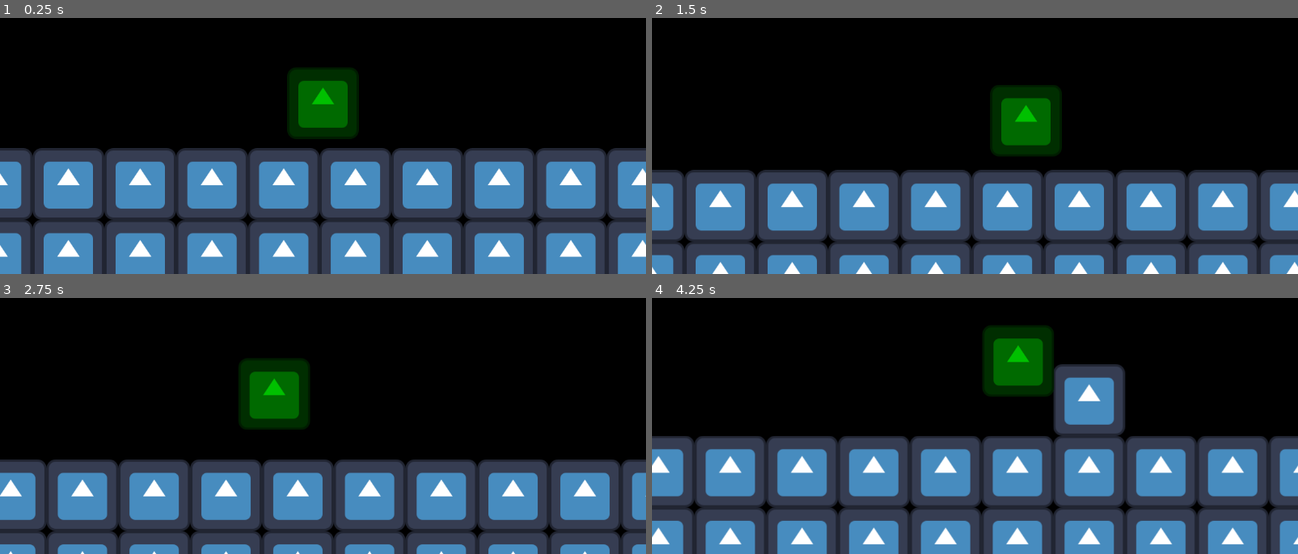
Above: before the commit, frames 1-4 (two rows, left to right).
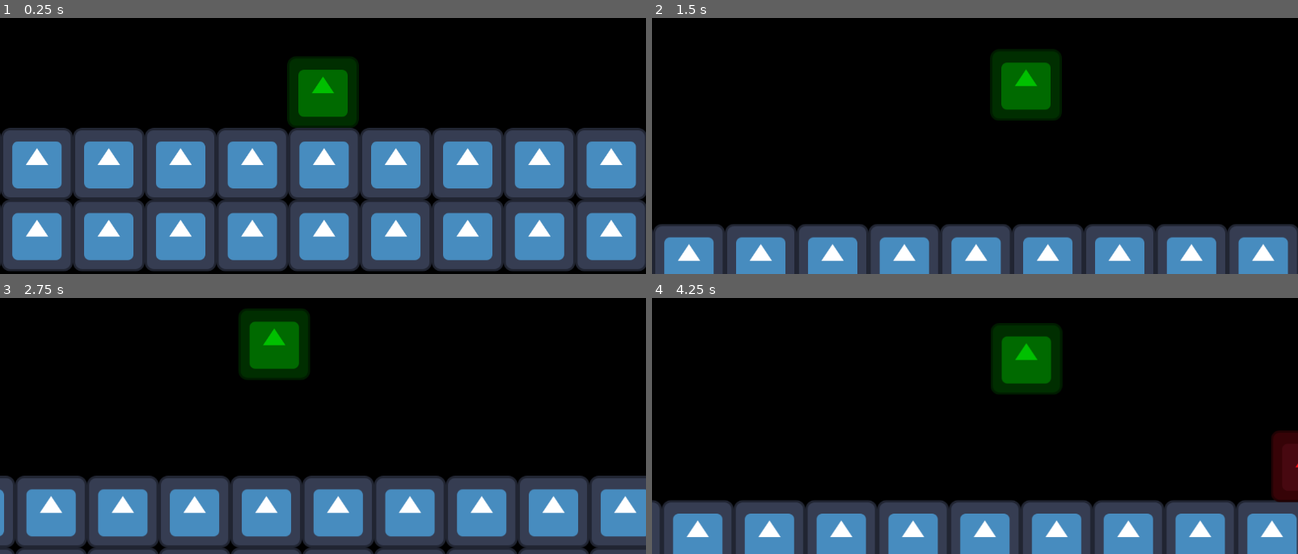
Above: after the commit, the same moments.

Repository: DdeHoog/bit-crab-beat
Game: Godot game, scene res://Main.tscn
Two runs of this game, one before a commit and one after it. Both use one fixed random seed, a clock stepped at 60 frames per second and the inputs below. The engine's default icon, where the game draws it, is replaced by a stand-in: a white triangle on a blue panel in a dark square.
Inputs:
- Up to frame 1 (0.25 s): no input
- Up to frame 2 (1.5 s): tap Enter (ui_accept) at 0.5, 0.6 s; hold Right (ui_right) from 0.53 s (still down); tap Space (Jump, bound only after the commit) at 0.77, 0.8, 1.07, 1.35 s
- Up to frame 3 (2.75 s): tap Space (Jump, bound only after the commit) at 1.52, 1.82, 2.3 s; tap Enter (ui_accept) at 1.55, 2.1 s; release Right (ui_right) at 2.03 s; hold Left (ui_left) from 2.03 s (still down)
- Up to frame 4 (4.25 s): release Left (ui_left) at 2.78 s; hold Right (ui_right) from 2.78 s (still down); tap Enter (ui_accept) at 2.85 s; tap Space (Jump, bound only after the commit) at 3.02, 3.32, 3.6, 3.77, 4.07 s

The runs differ from the first frame. In frame 1, 44% of the frame differs, in the area x 0-100%, y 15-100%; in frame 2, 38%; in frame 3, 32%; in frame 4, 43%.

Commit message:
Added enemy entity
Added 3 enemy entities, created collision for the player. If player touches, quit the testRun

Diff:
--- a/Main.tscn
+++ b/Main.tscn
@@ -1,7 +1,8 @@
-[gd_scene load_steps=6 format=3 uid="uid://bv2a7ebnp7gm8"]
+[gd_scene load_steps=7 format=3 uid="uid://bv2a7ebnp7gm8"]
 
 [ext_resource type="Texture2D" uid="uid://bl8i67gqwvf6r" path="res://icon.svg" id="1_uu6xs"]
 [ext_resource type="Script" uid="uid://dxp3tngvfy1en" path="res://character_body_2d.gd" id="2_r0du0"]
+[ext_resource type="PackedScene" uid="uid://d4nw0dmr3e73g" path="res://area_2d.tscn" id="3_r0du0"]
 
 [sub_resource type="TileSetAtlasSource" id="TileSetAtlasSource_cm0pq"]
 texture = ExtResource("1_uu6xs")
@@ -14,8 +15,8 @@
 physics_layer_0/collision_layer = 1
 sources/0 = SubResource("TileSetAtlasSource_cm0pq")
 
-[sub_resource type="RectangleShape2D" id="RectangleShape2D_3dxm6"]
-size = Vector2(125, 125)
+[sub_resource type="CircleShape2D" id="CircleShape2D_cm0pq"]
+radius = 64.0
 
 [node name="Main" type="Node2D"]
 
@@ -23,18 +24,32 @@
 position = Vector2(-62, 29)
 tile_set = SubResource("TileSet_fos0i")
 format = 2
-layer_0/tile_data = PackedInt32Array(131068, 0, 0, 131069, 0 …(1324 unchanged characters)… 31111, 0, 0, 131112, 0, 0, 65576, 0, 0, 11, 0, 0, 16, 0, 0, 20, 0, 0, 29, 0, 0, 37, 0, 0, 65577, 0, 0, 131113, 0, 0, 131114, 0, 0, 131115, 0, 0, 131116, 0, 0, 131117, 0, 0, 65581, 0, 0, 65580, 0, 0, 65579, 0, 0, 65578, 0, 0, 131118, 0, 0, 131119, 0, 0, 131120, 0, 0, 65584, 0, 0, 65585, 0, 0, 65583, 0, 0, 65582, 0, 0, 65586, 0, 0, 65587, 0, 0, 131123, 0, 0, 131122, 0, 0, 131121, 0, 0, 131124, 0, 0, 65588, 0, 0, 46, 0, 0, 51, 0, 0)
+layer_0/tile_data = PackedInt32Array(131068, 0, 0, 131069, 0 …(1324 unchanged characters)… 31111, 0, 0, 131112, 0, 0, 65576, 0, 0, 65577, 0, 0, 131113, 0, 0, 131114, 0, 0, 131115, 0, 0, 131116, 0, 0, 131117, 0, 0, 65581, 0, 0, 65580, 0, 0, 65579, 0, 0, 65578, 0, 0, 131118, 0, 0, 131119, 0, 0, 131120, 0, 0, 65584, 0, 0, 65585, 0, 0, 65583, 0, 0, 65582, 0, 0, 65586, 0, 0, 65587, 0, 0, 131123, 0, 0, 131122, 0, 0, 131121, 0, 0, 131124, 0, 0, 65588, 0, 0)
 
 [node name="Player" type="CharacterBody2D" parent="."]
 modulate = Color(0.00239494, 0.754254, 2.69532e-06, 1)
-position = Vector2(200, 48)
+position = Vector2(128, 96)
+collision_layer = 2
 script = ExtResource("2_r0du0")
+metadata/_edit_group_ = true
 
 [node name="CollisionShape2D" type="CollisionShape2D" parent="Player"]
-shape = SubResource("RectangleShape2D_3dxm6")
+shape = SubResource("CircleShape2D_cm0pq")
 
 [node name="Camera2D" type="Camera2D" parent="Player"]
 position_smoothing_enabled = true
 
 [node name="Icon" type="Sprite2D" parent="Player"]
 texture = ExtResource("1_uu6xs")
+
+[node name="Enemies" type="Node2D" parent="."]
+position = Vector2(3144, 120)
+
+[node name="Enemy" parent="Enemies" instance=ExtResource("3_r0du0")]
+position = Vector2(-1416, -24)
+
+[node name="Enemy2" parent="Enemies" instance=ExtResource("3_r0du0")]
+position = Vector2(-200, -24)
+
+[node name="Enemy3" parent="Enemies" instance=ExtResource("3_r0du0")]
+position = Vector2(1208, -24)
--- /dev/null
+++ b/area_2d.gd
@@ -0,0 +1,4 @@
+extends Area2D
+
+func _on_body_entered(body: Node2D) -> void:
+	get_tree().quit()
--- /dev/null
+++ b/area_2d.tscn
@@ -0,0 +1,21 @@
+[gd_scene load_steps=4 format=3 uid="uid://d4nw0dmr3e73g"]
+
+[ext_resource type="Script" uid="uid://bpp3rx3vjpfps" path="res://area_2d.gd" id="1_dl81w"]
+[ext_resource type="Texture2D" uid="uid://bl8i67gqwvf6r" path="res://icon.svg" id="1_gf172"]
+
+[sub_resource type="RectangleShape2D" id="RectangleShape2D_dl81w"]
+size = Vector2(125, 125)
+
+[node name="Enemy" type="Area2D"]
+collision_layer = 0
+collision_mask = 2
+script = ExtResource("1_dl81w")
+
+[node name="CollisionShape2D" type="CollisionShape2D" parent="."]
+shape = SubResource("RectangleShape2D_dl81w")
+
+[node name="Icon" type="Sprite2D" parent="."]
+modulate = Color(1, 0.0588235, 0.0862745, 1)
+texture = ExtResource("1_gf172")
+
+[connection signal="body_entered" from="." to="." method="_on_body_entered"]
--- a/character_body_2d.gd
+++ b/character_body_2d.gd
@@ -2,7 +2,7 @@
 
 
 const SPEED = 500.0
-const JUMP_VELOCITY = -500.0
+const JUMP_VELOCITY = -600.0
 const FRIC = 50
 
 # Get gravity from the project settings to bve synced with RigidBody nodes.
@@ -15,12 +15,12 @@
 		velocity += get_gravity() * delta
 
 	# Handle jump.
-	if Input.is_action_just_pressed("ui_accept") and is_on_floor():
+	if Input.is_action_just_pressed("Jump") and is_on_floor():
 		velocity.y = JUMP_VELOCITY
 
 	# Get the input direction and handle the movement/deceleration.
 	# As good practice, you should replace UI actions with custom gameplay actions.
-	var direction := Input.get_axis("ui_left", "ui_right")
+	var direction := Input.get_axis("Left", "Right")
 	if direction:
 		velocity.x = direction * SPEED
 	else:
--- a/project.godot
+++ b/project.godot
@@ -15,6 +15,38 @@
 config/features=PackedStringArray("4.4", "Forward Plus")
 config/icon="res://icon.svg"
 
+[input]
+
+Left={
+"deadzone": 0.2,
+"events": [Object(InputEventKey,"resource_local_to_scene":false,"resource_name":"","device":-1,"window_id":0,"alt_pressed":false,"shift_pressed":false,"ctrl_pressed":false,"meta_pressed":false,"pressed":false,"keycode":0,"physical_keycode":65,"key_label":0,"unicode":97,"location":0,"echo":false,"script":null)
+, Object(InputEventKey,"resource_local_to_scene":false,"resource_name":"","device":-1,"window_id":0,"alt_pressed":false,"shift_pressed":false,"ctrl_pressed":false,"meta_pressed":false,"pressed":false,"keycode":0,"physical_keycode":4194319,"key_label":0,"unicode":0,"location":0,"echo":false,"script":null)
+]
+}
+Right={
+"deadzone": 0.2,
+"events": [Object(InputEventKey,"resource_local_to_scene":false,"resource_name":"","device":-1,"window_id":0,"alt_pressed":false,"shift_pressed":false,"ctrl_pressed":false,"meta_pressed":false,"pressed":false,"keycode":0,"physical_keycode":68,"key_label":0,"unicode":100,"location":0,"echo":false,"script":null)
+, Object(InputEventKey,"resource_local_to_scene":false,"resource_name":"","device":-1,"window_id":0,"alt_pressed":false,"shift_pressed":false,"ctrl_pressed":false,"meta_pressed":false,"pressed":false,"keycode":0,"physical_keycode":4194321,"key_label":0,"unicode":0,"location":0,"echo":false,"script":null)
+]
+}
+Up={
+"deadzone": 0.2,
+"events": [Object(InputEventKey,"resource_local_to_scene":false,"resource_name":"","device":-1,"window_id":0,"alt_pressed":false,"shift_pressed":false,"ctrl_pressed":false,"meta_pressed":false,"pressed":false,"keycode":0,"physical_keycode":87,"key_label":0,"unicode":119,"location":0,"echo":false,"script":null)
+, Object(InputEventKey,"resource_local_to_scene":false,"resource_name":"","device":-1,"window_id":0,"alt_pressed":false,"shift_pressed":false,"ctrl_pressed":false,"meta_pressed":false,"pressed":false,"keycode":0,"physical_keycode":4194320,"key_label":0,"unicode":0,"location":0,"echo":false,"script":null)
+]
+}
+Down={
+"deadzone": 0.2,
+"events": [Object(InputEventKey,"resource_local_to_scene":false,"resource_name":"","device":-1,"window_id":0,"alt_pressed":false,"shift_pressed":false,"ctrl_pressed":false,"meta_pressed":false,"pressed":false,"keycode":0,"physical_keycode":83,"key_label":0,"unicode":115,"location":0,"echo":false,"script":null)
+, Object(InputEventKey,"resource_local_to_scene":false,"resource_name":"","device":-1,"window_id":0,"alt_pressed":false,"shift_pressed":false,"ctrl_pressed":false,"meta_pressed":false,"pressed":false,"keycode":0,"physical_keycode":4194322,"key_label":0,"unicode":0,"location":0,"echo":false,"script":null)
+]
+}
+Jump={
+"deadzone": 0.2,
+"events": [Object(InputEventKey,"resource_local_to_scene":false,"resource_name":"","device":-1,"window_id":0,"alt_pressed":false,"shift_pressed":false,"ctrl_pressed":false,"meta_pressed":false,"pressed":false,"keycode":0,"physical_keycode":32,"key_label":0,"unicode":32,"location":0,"echo":false,"script":null)
+]
+}
+
 [rendering]
 
 environment/defaults/default_clear_color=Color(0, 0, 0, 1)
Not shown, added: area_2d.gd.uid
